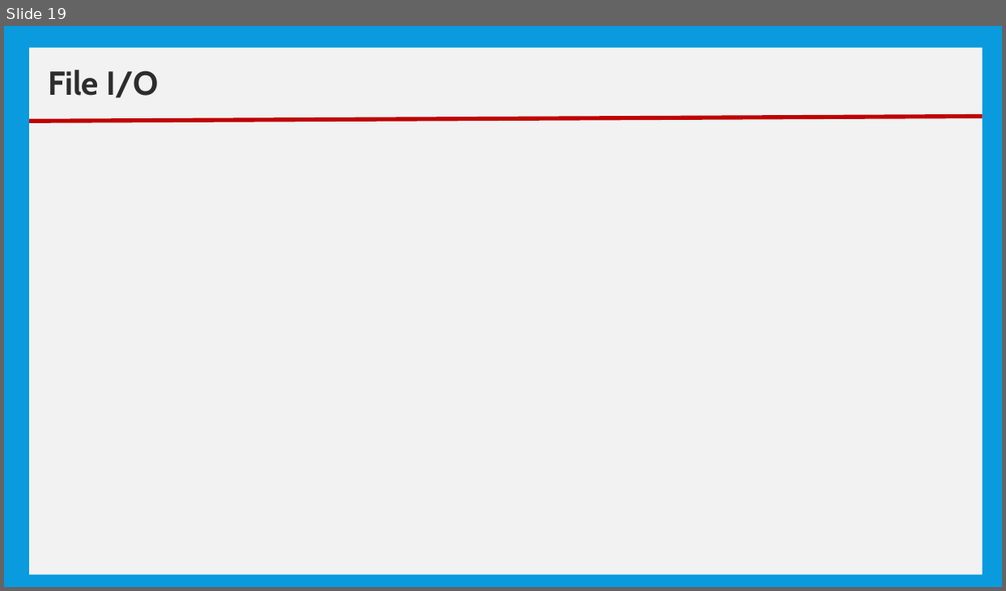
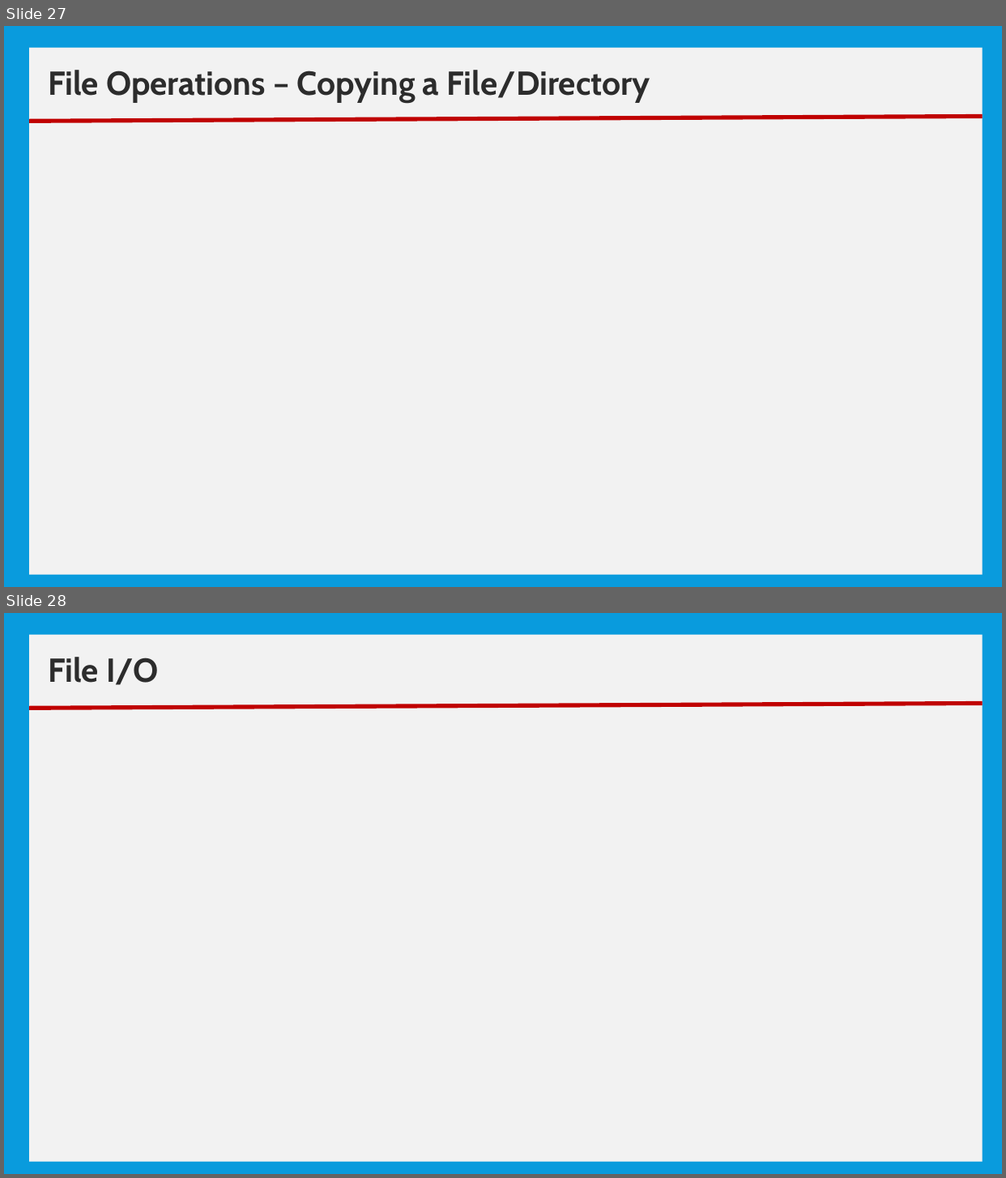
Before and after one commit to nmsgit1234/TechnicalDocs, a slide deck: training/core_java/10_Basic IO.pptx. Shown one above the other, each under a label of ours: slide 19 before the commit, slides 27 and 28 after it. The pictures are 1006x591 and 1006x1178 pixels, drawn with LibreOffice and Linux fonts; fonts in the diff are those of the drawing. Boxes give left, top, right and bottom in pixels: in the first picture for what was removed or moved away, otherwise in the second. Text is boxed around its words. In the diff, an @@ line names an element or a change of style, - is before the commit and + after.

```diff
--- a/training/core_java/10_Basic IO.pptx
+++ b/training/core_java/10_Basic IO.pptx
@@ slide 27 added at (4,26,1002,587), background #099BDD @@
@@ rectangle added at (29,48,982,575), fill #F2F2F2 @@
@@ text added at (48,70,650,102), 32 pt, text #2C2C2C, bold @@
+File Operations – Copying a File/Directory
@@ line added from (29, 121) to (982, 117), #C00000 4 pt @@
@@ what was slide 19 is now slide 28 @@
```
Also in this commit, not shown: 1 slide changed, 8 other slides added, 3 other files.
